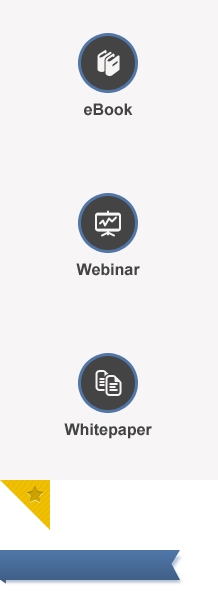
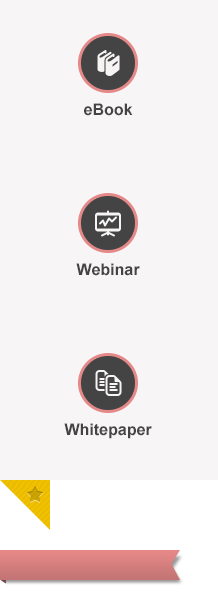
Comparing the layer stacks of the two 218 x 600 images. Changes:
moved "ebook" above "webinar" over [78, 33, 138, 116]
painted on "icone" (1st of 3, in "ebook"), masked it over [98, 50, 120, 76]
painted on "elipse" (1st of 3, in "ebook"), masked it over [78, 33, 138, 93]
masked "thumb" (1st of 3, in "ebook") over [78, 33, 138, 116]
moved "webinar" above "whitepaper" over [76, 193, 140, 276]
painted on "icone" (2nd of 3, in "webinar"), masked it over [95, 210, 121, 237]
painted on "elipse" (2nd of 3, in "webinar"), masked it over [78, 193, 138, 253]
masked "thumb" (2nd of 3, in "webinar") over [76, 193, 140, 276]
moved "whitepaper" above "destaque" over [64, 353, 152, 439]
painted on "icone" (3rd of 3, in "whitepaper"), masked it over [95, 370, 122, 396]
painted on "elipse" (3rd of 3, in "whitepaper"), masked it over [78, 353, 138, 413]
masked "thumb" (3rd of 3, in "whitepaper") over [64, 353, 152, 439]
added group "ribbon" (1st of 3, in "faixa") with 3 layers in group "faixa" over [0, 550, 183, 585]
added layer "ribbon" (2nd of 3, in "faixa" › "ribbon") in group "ribbon" over [0, 550, 180, 580]
added layer "ribbon copy" (40%) in group "ribbon" over [6, 553, 183, 585]
added layer "ribbon" (3rd of 3, in "faixa" › "ribbon") in group "ribbon" over [0, 579, 6, 584]
hid "faixa" (2nd of 2, in "faixa") over [0, 550, 183, 585]
